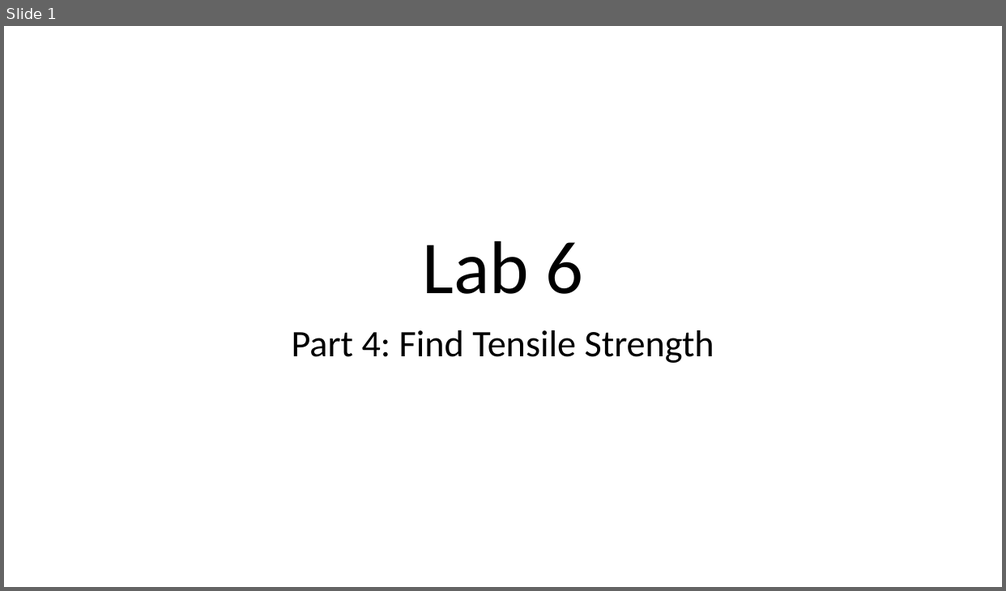
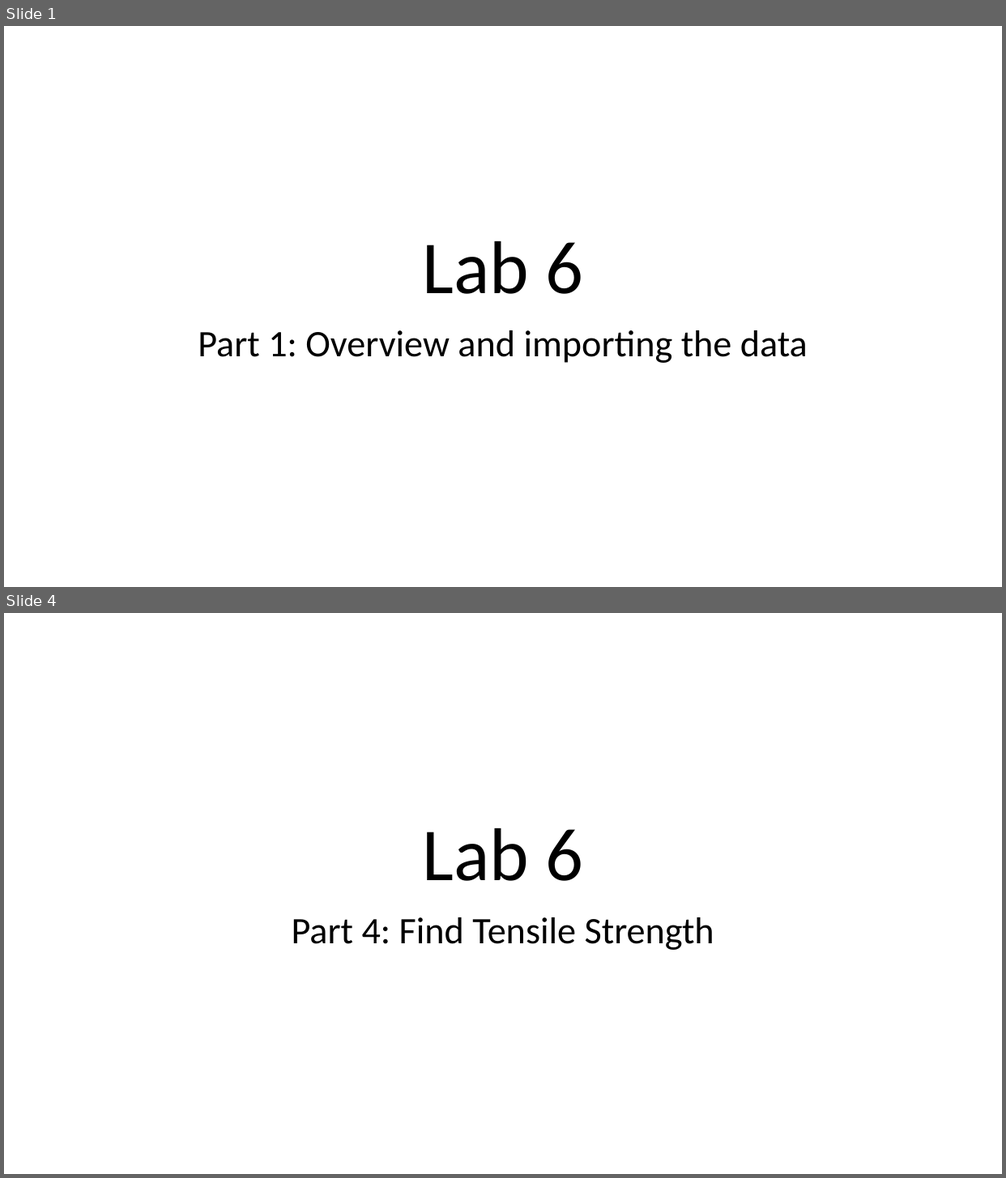
Before and after one commit to ProfessorKazarinoff/ENGR231-2020Q2, a slide deck: Lab_6_outline_slides.pptx. Shown one above the other, each under a label of ours: slide 1 before the commit, slides 1 and 4 after it; the slides between them are not shown. The pictures are 1006x591 and 1006x1178 pixels, drawn with LibreOffice and Linux fonts; fonts in the diff are those of the drawing. Boxes give left, top, right and bottom in pixels: in the first picture for what was removed or moved away, otherwise in the second. Text is boxed around its words. In the diff, an @@ line names an element or a change of style, - is before the commit and + after.

```diff
--- a/Lab_6_outline_slides.pptx
+++ b/Lab_6_outline_slides.pptx
@@ slide 1 added at [4, 26, 1002, 587], background #FFFFFF @@
@@ title added at [422, 241, 584, 294], 72 pt, text #000000 @@
+Lab 6
@@ subtitle added at [198, 331, 808, 363], 36 pt, text #000000 @@
+Part 1: Overview and importing the data
@@ what was slide 1 is now slide 4 @@
```
Also in this commit, not shown: 1 slide changed, 2 other slides added, 2 other files.
